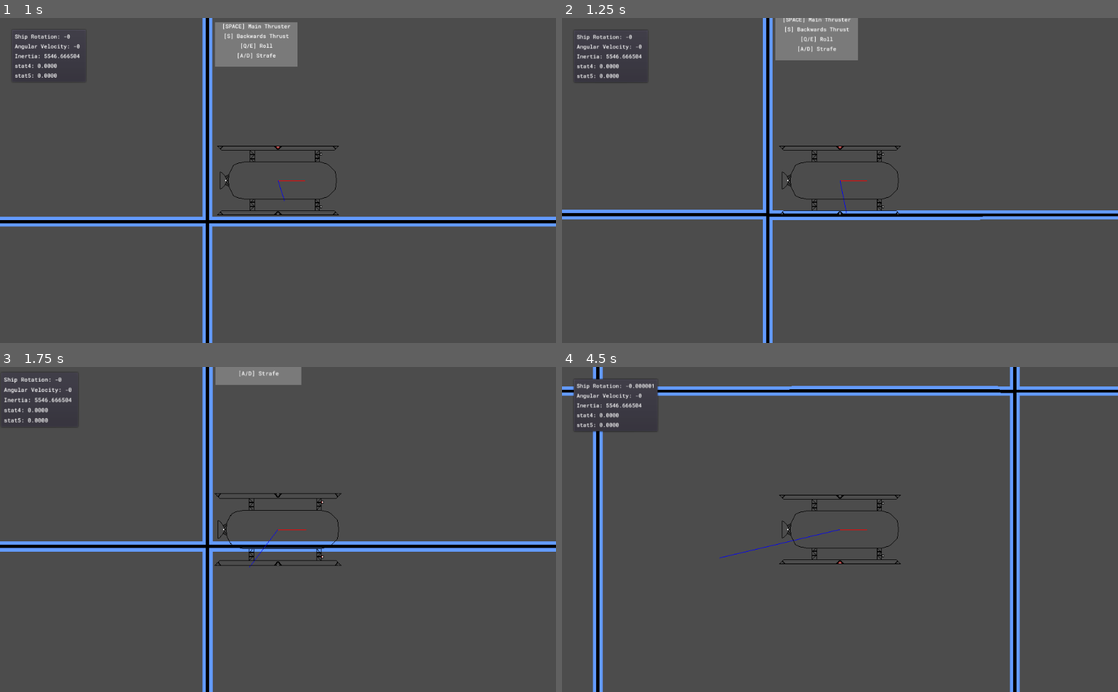
Above: before the commit, frames 1-4 (two rows, left to right).
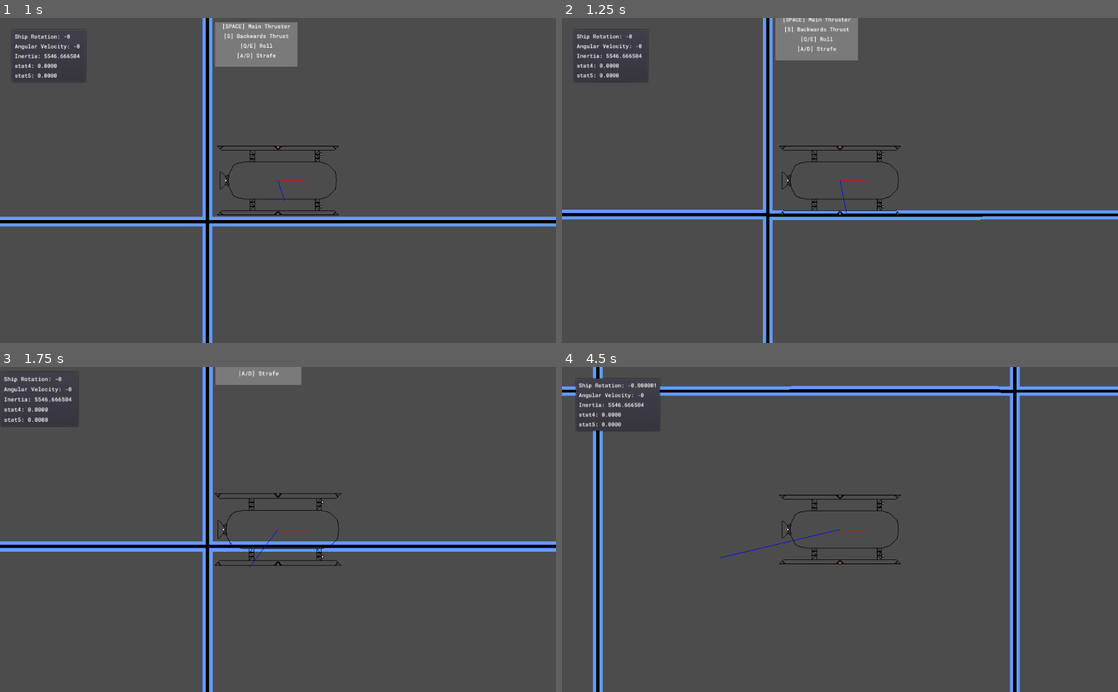
Above: after the commit, the same moments.

Repository: LottieVixen/space-game
Game: Godot game, scene res://levels/World.tscn
Same seed, same stepped clock (60 frames per second), same inputs: the game is played once before the commit and once after it.
Inputs (mouse positions are in pixels of both pictures, inside the frame that each line leads up to):
- Up to frame 1 (1 s): tap Enter at 0.5 s; move the mouse to (400, 164) at 0.52 s; hold Right (right) from 0.53 s (still down); hold Middle mouse button (breakpoint_trigger) from 0.53 s (still down); click (400, 164) at 0.67 s; tap Space (jump) at 0.77 s
- Up to frame 2 (1.25 s): keep holding Right (right); keep holding Middle mouse button (breakpoint_trigger)
- Up to frame 3 (1.75 s): move the mouse to (166, 545) at 1.27 s; release Right (right) at 1.28 s; release Middle mouse button (breakpoint_trigger) at 1.28 s; hold S (reverse_thrust) from 1.28 s (still down); tap Mouse wheel up (zoom_in) at 1.35 s; tap Space (jump) at 1.52 s
- Up to frame 4 (4.5 s): move the mouse to (895, 458) at 2.02 s; release S (reverse_thrust) at 2.03 s; hold Right (right) 2.03-2.78 s; hold Mouse wheel down (zoom_out) 2.03-2.78 s; move the mouse to (812, 594) at 2.77 s; hold S (reverse_thrust) 2.78-3.53 s; tap Middle mouse button (breakpoint_trigger) at 2.85 s; click (812, 594) at 2.92 s; tap Space (jump) at 3.02, 3.77 s; move the mouse to (1006, 578) at 3.52 s; hold Mouse wheel up (zoom_in) 3.53-4.28 s; hold Left (left) from 3.53 s (still down); move the mouse to (673, 480) at 4.27 s; tap Mouse wheel down (zoom_out) at 4.35 s

Frame 1 is identical in both runs. In frame 2, 0.3% of the frame differs, in the area x 2-15%, y 3-19%; in frame 3, 0.3%; in frame 4, 0.6%, in the area x 2-18%, y 3-20%.

Commit message:
moved camera to global space and made the debug screen follow it, also simplfied drawing

Diff:
--- a/levels/Ship_03.gd
+++ b/levels/Ship_03.gd
@@ -28,7 +28,7 @@
 	draw_arc(Vector2.ZERO, 10, 0, angular_velocity, 32, Color.red, 10, false)
 
 	#ship forward direction and heading
-	draw_line(Vector2.ZERO, (Vector2.ZERO + Vector2.RIGHT.rotated(rotation) * 50), Color.red)
+	draw_line(Vector2.ZERO, (Vector2.RIGHT * 50), Color.red)
 	draw_line(Vector2.ZERO, linear_velocity.rotated(rotation * -1), Color.blue)
 
 func _process(_delta):
--- a/levels/World.tscn
+++ b/levels/World.tscn
@@ -15,10 +15,6 @@
 
 [node name="Ship" parent="." instance=ExtResource( 1 )]
 position = Vector2( 512, 300 )
-
-[node name="Camera2D" type="Camera2D" parent="Ship"]
-current = true
-script = ExtResource( 3 )
 
 [node name="screensize" type="Node2D" parent="."]
 position = Vector2( 1024, 600 )
@@ -91,7 +87,7 @@
 __meta__ = {
 "_edit_use_anchors_": false
 }
-TargetPath = NodePath("../Ship")
+TargetPath = NodePath("../Camera2D")
 
 [node name="container" type="PanelContainer" parent="debug"]
 margin_right = 140.0
@@ -137,3 +133,11 @@
 margin_bottom = 86.0
 custom_fonts/font = ExtResource( 6 )
 text = "stat5: 0.0000"
+
+[node name="Camera2D" type="Camera2D" parent="."]
+position = Vector2( 512, 300 )
+current = true
+limit_right = 999999999
+limit_bottom = 999999999
+script = ExtResource( 3 )
+TargetPath = NodePath("../Ship")
--- a/scripts/Camera2D.gd
+++ b/scripts/Camera2D.gd
@@ -1,11 +1,13 @@
 extends Camera2D
 
+export (NodePath) var TargetPath
 
-func _ready():
-	pass
+onready var TargetNode = get_node(TargetPath)
+onready var StartOffset = position - TargetNode.position
 
 func _process(_delta):
 	if Input.is_action_pressed("zoom_in"):
 		zoom = Vector2(zoom.x - 0.01, zoom.y - 0.01)
 	elif Input.is_action_pressed("zoom_out"):
 		zoom = Vector2(zoom.x + 0.01, zoom.y + 0.01)
+	position = TargetNode.position + StartOffset
